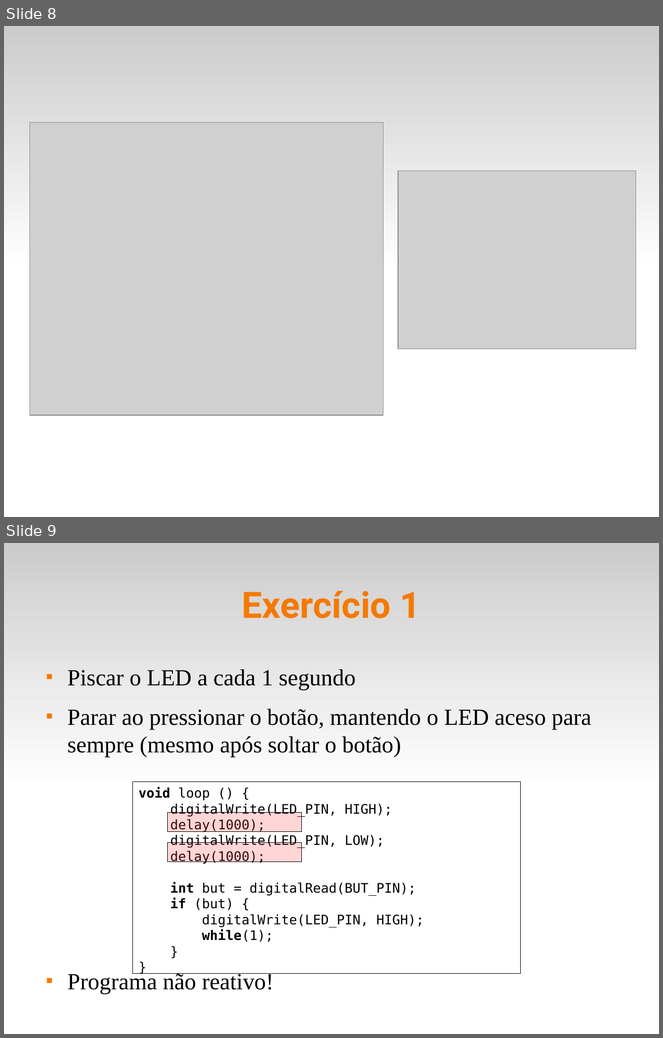
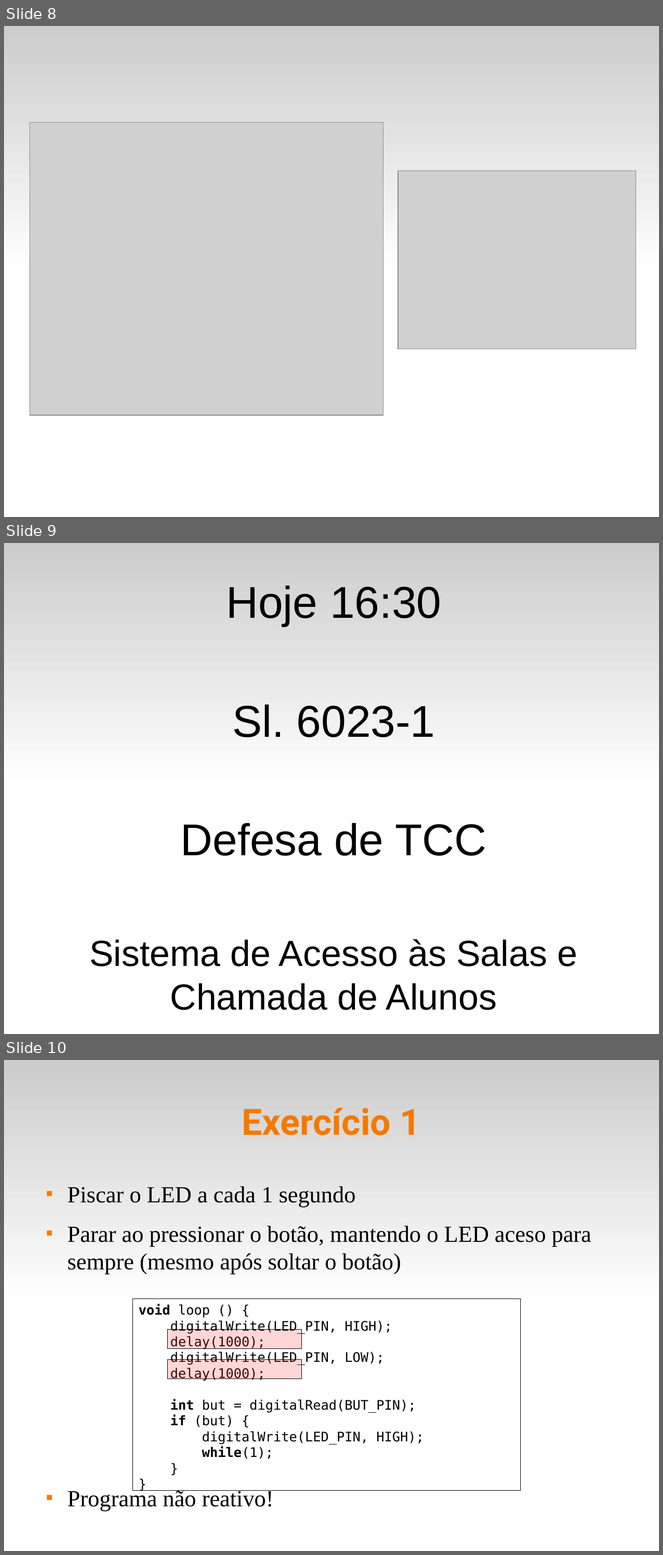
Before and after one commit to fsantanna-uerj/SE, a slide deck: Slides/se-01-arduino.odp. Shown one above the other, each under a label of ours: slides 8 and 9 before the commit, slides 8, 9 and 10 after it. The pictures are 663x1038 and 663x1555 pixels, drawn with LibreOffice and Linux fonts; fonts in the diff are those of the drawing; grey boxes stand for pictures. Boxes give left, top, right and bottom in pixels: in the first picture for what was removed or moved away, otherwise in the second. Text is boxed around its words. In the diff, an @@ line names an element or a change of style, - is before the commit and + after.

```diff
--- a/Slides/se-01-arduino.odp
+++ b/Slides/se-01-arduino.odp
@@ slide 9 added at bbox=[4, 543, 659, 1034], background #FFFFFF; not listed: 1 template element that a slide beside it also shows @@
@@ subtitle added at bbox=[89, 586, 578, 1010], 44 pt, text #000000 @@
+Hoje 16:30
+Sl. 6023-1
+Defesa de TCC
+Sistema de Acesso às Salas e Chamada de Alunos
@@ freeform shape added at bbox=[178, 675, 178, 675], fill #99CCFF, outline #FF0000 4.25 pt @@
@@ what was slide 9 is now slide 10 @@
```
Also in this commit, not shown: 4 other files.
